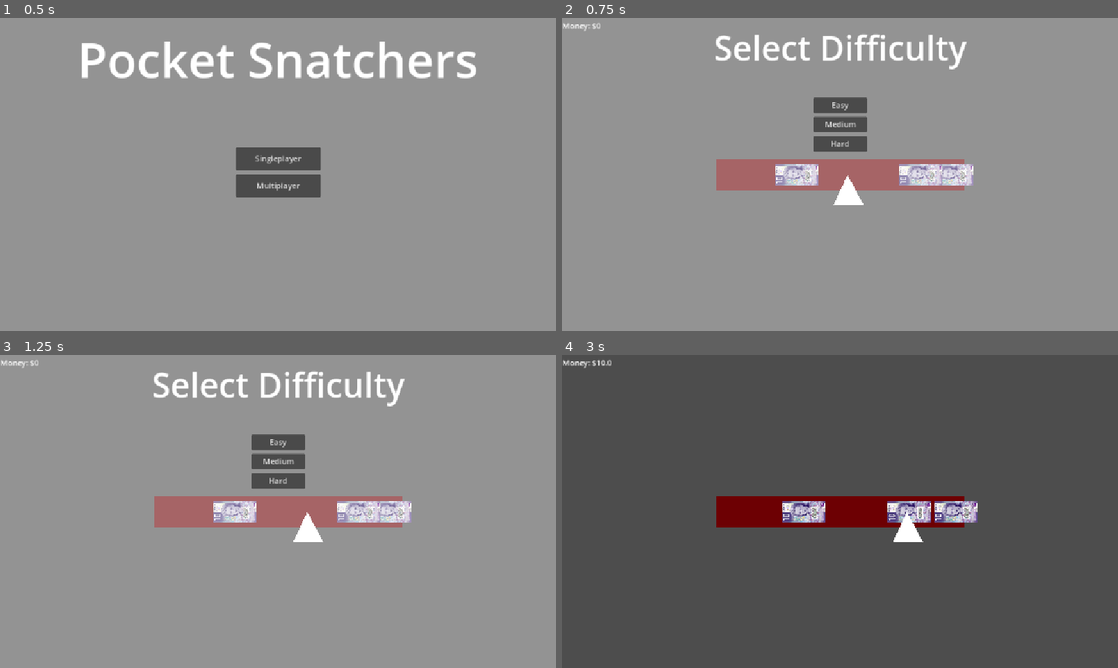
Above: before the commit, frames 1-4 (two rows, left to right).
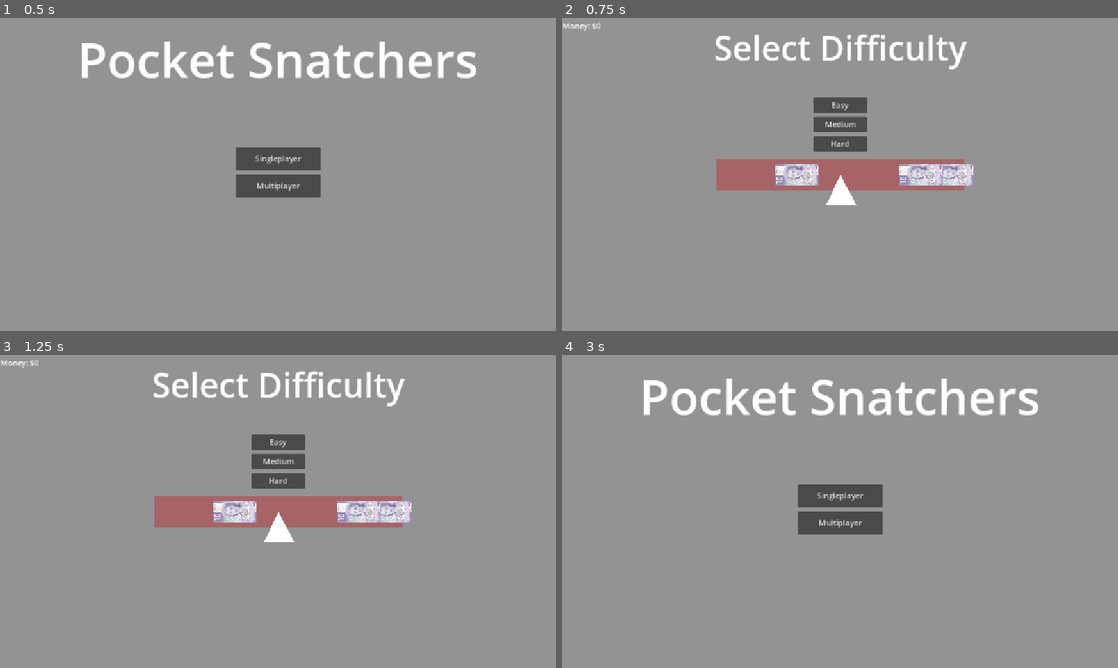
Above: after the commit, the same moments.

Repository: V3AI-Seven/English-Game
Game: Godot game, scene res://scenes/mainMenu/mainMenu.tscn
Same seed, same stepped clock (60 frames per second), same inputs: the game is played once before the commit and once after it.
Inputs (mouse positions are in pixels of both pictures, inside the frame that each line leads up to):
- Up to frame 1 (0.5 s): no input
- Up to frame 2 (0.75 s): click "Singleplayer" at 0.5 s
- Up to frame 3 (1.25 s): no input
- Up to frame 4 (3 s): click "Medium" at 1.25 s; tap Enter at 2 s; tap Space at 2.1, 2.27, 2.57 s; click (840, 636) at 2.75 s, where only the run after the commit has a clickable "New Game"

Frame 1 is identical in both runs. In frame 2, 0.2% of the frame differs, in the area x 47-55%, y 50-60%; in frame 3, 0.5%; in frame 4, 99%, in the area x 0-100%, y 0-100%.
Error before the commit: Invalid access of index '1' on a base object of type: 'Array'. (res://scenes/game/mainGameScripts/pickPocketSelector.gd:47)

Commit message:
Score tracking now works properly, maybe difficulty

Diff:
--- a/globals/score.gd
+++ b/globals/score.gd
@@ -7,5 +7,9 @@
 	var file = FileAccess.open("user://score.dat", FileAccess.READ)
 	if FileAccess.file_exists("user://score.dat"):
 		var savedHigh = file.get_var()
-		highScore = int(savedHigh)
-		print("Read " + str(savedHigh) + " from stored high score" )
+		if savedHigh != null:
+			highScore = savedHigh
+			print("Read " + str(savedHigh) + " from stored high score" )
+		else:
+			printerr("Corrupted save file detected, deleting")
+			DirAccess.remove_absolute("user://score.dat")
--- a/project.godot
+++ b/project.godot
@@ -24,3 +24,7 @@
 [display]
 
 window/stretch/mode="canvas_items"
+
+[editor_plugins]
+
+enabled=PackedStringArray("res://addons/wakatime/plugin.cfg")
--- a/scenes/finishScreen/finishScreen.gd
+++ b/scenes/finishScreen/finishScreen.gd
@@ -1,4 +1,6 @@
 extends Control
+
+signal scoreUpdate
 
 var scoreText = []
 var player = 1
@@ -6,7 +8,7 @@
 
 func _ready() -> void:
 	var highScoreFile = FileAccess.open("user://score.dat", FileAccess.WRITE)
-	var newHigh = false
+	newHigh = false
 	$multiplayerFinish.visible = false
 	$singleplayerFinish.visible = false
 	if PlayerInfo.isModeMultiplayer:
@@ -16,18 +18,23 @@
 			if Score.scores[player-1] > Score.highScore:
 				Score.highScore = Score.scores[player-1]
 				newHigh = true
+				scoreUpdate.emit()
 			player += 1
 		$multiplayerFinish/scoreCard.text = "\n".join(scoreText)
 		$multiplayerFinish/highScore.text = "High Score: $" + str(Score.highScore*10)
 		if newHigh:
 			highScoreFile.store_var(Score.highScore)
+			highScoreFile.flush()
 	elif not PlayerInfo.isModeMultiplayer:
 		if Score.scores[0] > Score.highScore:
 			Score.highScore = Score.scores[0]
 			highScoreFile.store_var(Score.highScore)
+			highScoreFile.flush()
 		$singleplayerFinish.visible = true
 		$singleplayerFinish/scoreCard.text = "Money: $" +str(Score.scores[0]*10)
 		$singleplayerFinish/highScore.text = "High Score: $" + str(Score.highScore*10)
+
+	highScoreFile.close()
 
 
 
--- a/scenes/game/game.tscn
+++ b/scenes/game/game.tscn
@@ -173,6 +173,7 @@
 [connection signal="resetSig" from="selector" to="failScreen" method="playerReset"]
 [connection signal="speedChange" from="selector" to="speedTracker" method="speedChange"]
 [connection signal="successSig" from="selector" to="pickPocketBar" method="successReset"]
+[connection signal="difficultyChosen" from="difficultyScreen" to="selector" method="difficultyChosen"]
 [connection signal="pressed" from="difficultyScreen/buttons/easy" to="difficultyScreen" method="easy"]
 [connection signal="pressed" from="difficultyScreen/buttons/medium" to="difficultyScreen" method="medium"]
 [connection signal="pressed" from="difficultyScreen/buttons/hard" to="difficultyScreen" method="hard"]
--- a/scenes/game/mainGameScripts/pickPocketSelector.gd
+++ b/scenes/game/mainGameScripts/pickPocketSelector.gd
@@ -7,17 +7,27 @@
 signal difficulty
 
 const graceRange = 42
-const speedIncrease = 0.75
 const startSpeed = 1.5
 
+const easySpeedIncrease = 0.75
+const easyMoneyIncrease = 1
+const mediumSpeedIncrease = 1.5
+const mediumMoneyIncrease = 1.5
+const hardSpeedIncrease = 2.25
+const hardMoneyIncrease = 2
+
+var currentPlayer = 1
 var players = 1
-var score = 0
-var currentPlayer = 1
+
+var running = true
 var left = true
 var speed = startSpeed
+var move = true
+var speedIncrease = 0.75
+
+var score = 0
 var successPos = []
-var move = true
-var running = true
+var difficultyChosenVar = false
 
 
 # Called when the node enters the scene tree for the first time.
@@ -28,7 +38,8 @@
 
 # Called every frame. 'delta' is the elapsed time since the previous frame.
 func _process(_delta: float) -> void:
-	if move:
+
+	if move and difficultyChosenVar:
 		if left:
 			position.x += speed
 		elif not left:
@@ -42,15 +53,34 @@
 func _input(event):
 	if event is InputEventKey:
 		if event.pressed and event.keycode == KEY_SPACE and not event.is_echo():
-			if running:
+			if running and difficultyChosenVar:
+				match PlayerInfo.difficulty:
+					0:
+						speedIncrease = easySpeedIncrease
+					1:
+						speedIncrease = mediumSpeedIncrease
+					2:
+						speedIncrease = hardSpeedIncrease
 				#await get_tree().create_timer(0.05).timeout
 				if move and (position.x >= (successPos[0]-graceRange) && position.x < (successPos[0]+graceRange)) or (position.x >= (successPos[1]-graceRange) && position.x < (successPos[1]+graceRange)) or (position.x >= (successPos[2]-graceRange) && position.x < (successPos[2]+graceRange)):
+					#speed stuff
 					speed += speedIncrease
 					print("Player succedded at position " + str(position.x))
-					score += 10
-					Score.scores[currentPlayer-1] += 1
+					print("New speed: " +str(speed))
 
+					#scoring
+					match PlayerInfo.difficulty:
+						0:
+							score += easyMoneyIncrease*10
+							Score.scores[currentPlayer-1] += easyMoneyIncrease
+						1:
+							score += mediumMoneyIncrease*10
+							Score.scores[currentPlayer-1] += mediumMoneyIncrease
+						2:
+							score += hardMoneyIncrease*10
+							Score.scores[currentPlayer-1] += hardMoneyIncrease
 
+					#more speed stuff
 					speedChange.emit(score)
 					move = false
 					successPos.clear()
@@ -70,6 +100,8 @@
 					elif currentPlayer == players:
 						get_tree().change_scene_to_file("res://scenes/finishScreen/finishScreen.tscn")
 					failSig.emit()
+
+					difficultyChosenVar = false
 					successPos.clear()
 
 			else:
@@ -77,7 +109,7 @@
 				speed = startSpeed
 				score = 0
 				speedChange.emit(0)
-
+				difficulty.emit()
 				await get_tree().create_timer(1).timeout
 				move = true
 				running = true
@@ -89,3 +121,6 @@
 
 func reset() -> void:
 	Score.scores.append(0)
+
+func difficultyChosen() -> void:
+	difficultyChosenVar = true
--- a/scenes/game/otherGameScripts/difficultyScreen.gd
+++ b/scenes/game/otherGameScripts/difficultyScreen.gd
@@ -1,4 +1,5 @@
 extends Control
+signal difficultyChosen
 
 
 func showDifficulty() -> void:
@@ -6,12 +7,18 @@
 
 func easy() -> void:
 	PlayerInfo.difficulty = 0
+	print("Player chose easy")
+	difficultyChosen.emit()
 	visible = false
 
 func medium() -> void:
 	PlayerInfo.difficulty = 1
+	print("Player chose medium")
+	difficultyChosen.emit()
 	visible = false
 
 func hard() -> void:
 	PlayerInfo.difficulty = 2
+	print("Player chose hard")
+	difficultyChosen.emit()
 	visible = false
Not shown, added: addons/wakatime/api_key_prompt.tscn
Not shown, added: addons/wakatime/heartbeat.gd
Not shown, added: addons/wakatime/heartbeat.gd.uid
Not shown, added: addons/wakatime/plugin.cfg
Not shown, added: addons/wakatime/wakatime.gd
Not shown, added: addons/wakatime/wakatime.gd.uid
Binary file added: icon.png
Not shown, added: icon.png.import
Binary file added: wakatime_logo.jpg
Not shown, added: wakatime_logo.jpg.import
Not shown, added: README.md
Not shown, added: addons/wakatime/.gitignore
